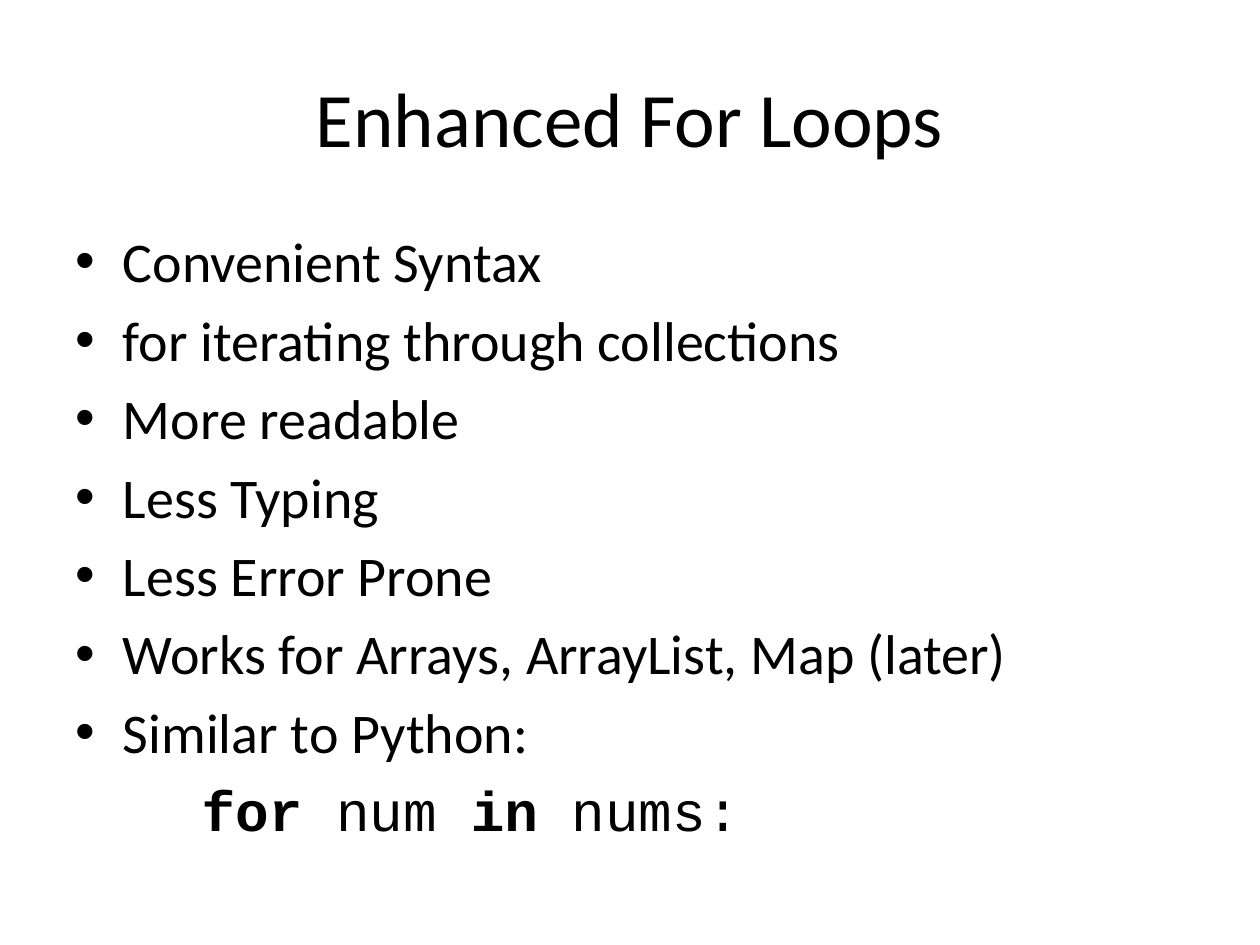
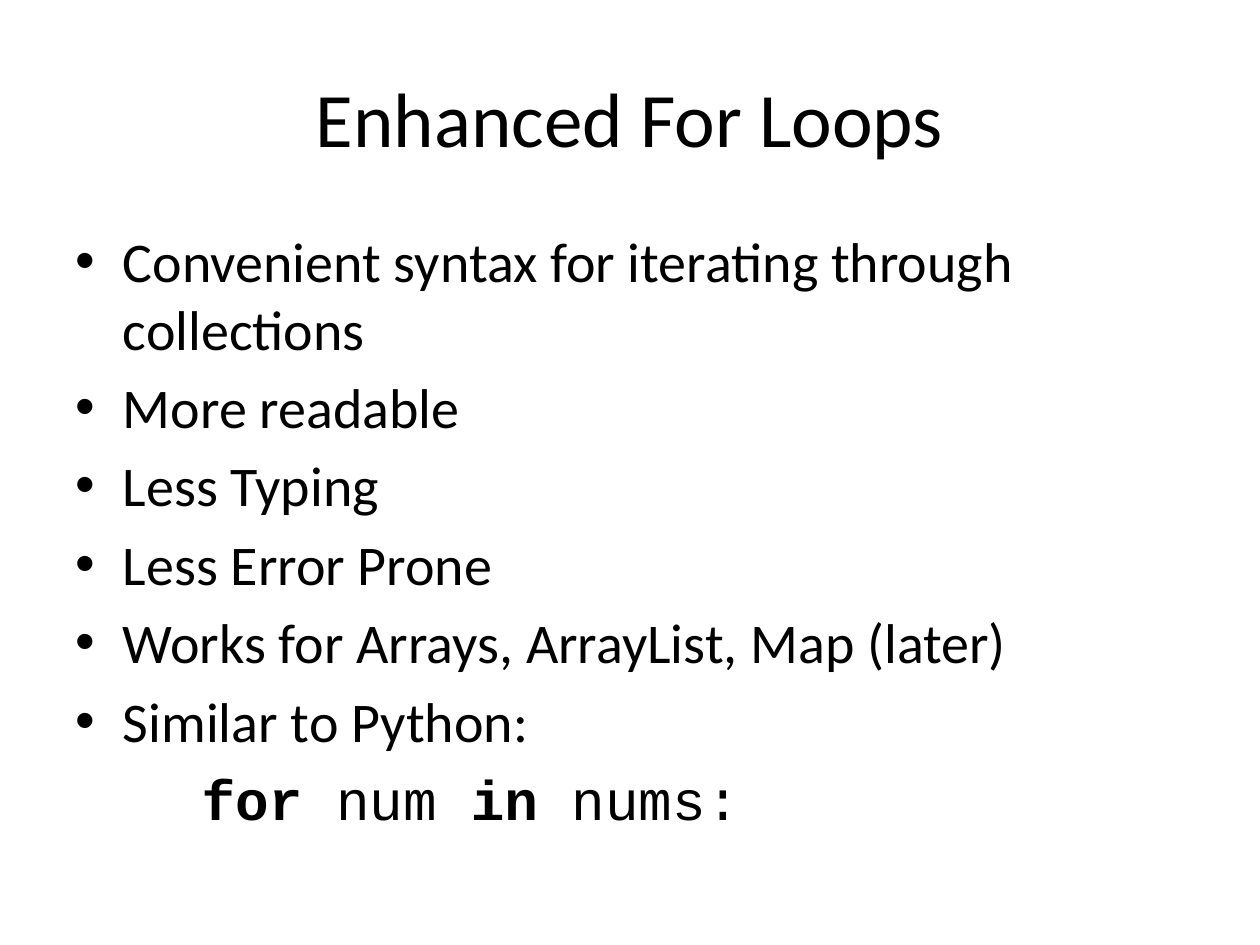
Before and after one commit to RHIT-CSSE/csse220, a slide deck: slide 9 of ClassMaterials/SimpleObjects/Slides/Part1-Help-and-Academic-Integrity.pptx. Drawn at 1260x945 pixels with LibreOffice and Linux fonts; fonts in the diff are those of the drawing. Boxes give left, top, right and bottom in pixels: in the first picture for what was removed or moved away, otherwise in the second. Text is boxed around its words. In the diff, an @@ line names an element or a change of style, - is before the commit and + after.

```diff
--- a/ClassMaterials/SimpleObjects/Slides/Part1-Help-and-Academic-Integrity.pptx
+++ b/ClassMaterials/SimpleObjects/Slides/Part1-Help-and-Academic-Integrity.pptx
@@ text at [123, 243, 1012, 351]: text changed @@
-• Convenient Syntax
-• for iterating through collections
+• Convenient syntax for iterating through collections
```
Also in this commit, not shown: 2 other slides changed, 4 other files.
